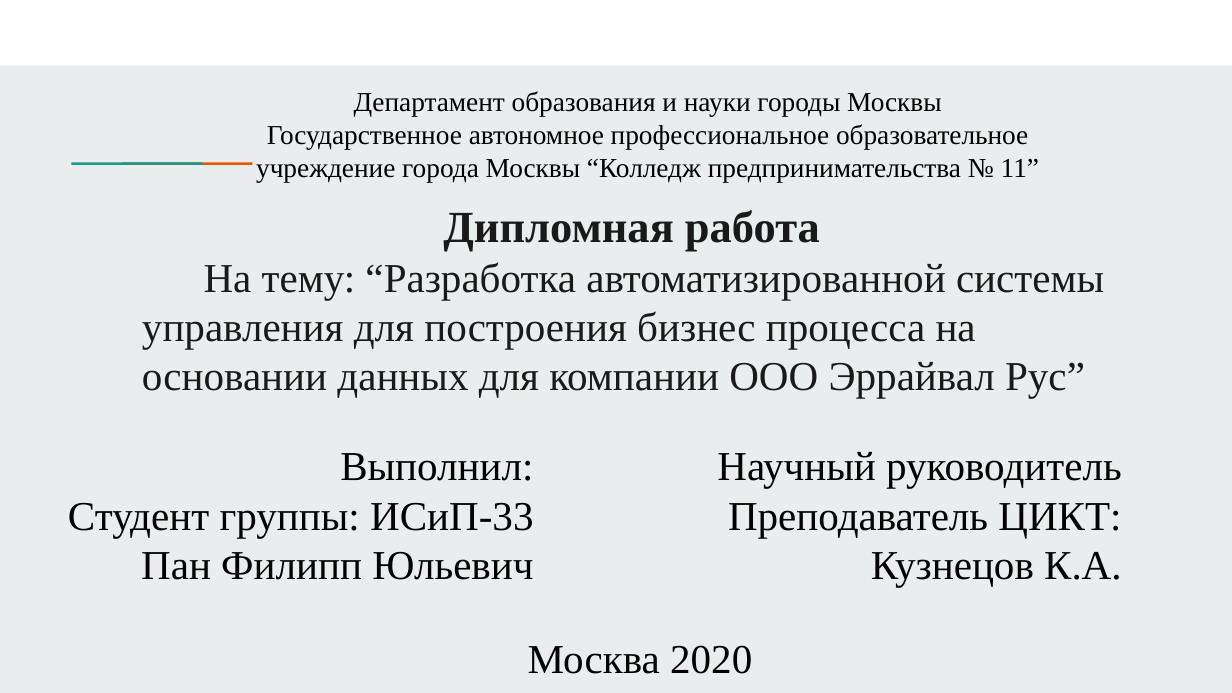
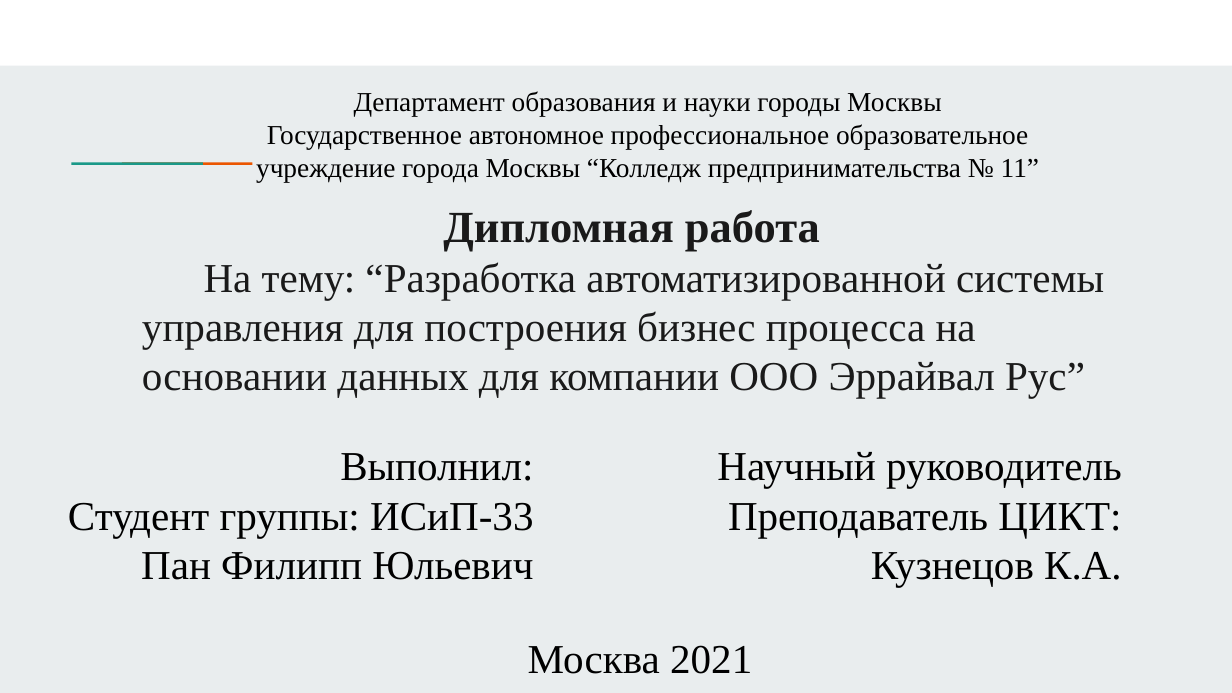
Before and after one commit to PhilippPan/DiplomaKP11, a slide deck: slide 1 of Презентация дипломной работы.pptx. Drawn at 1232x693 pixels with LibreOffice and Linux fonts; fonts in the diff are those of the drawing. Boxes give left, top, right and bottom in pixels: in the first picture for what was removed or moved away, otherwise in the second. Text is boxed around its words. In the diff, an @@ line names an element or a change of style, - is before the commit and + after.

```diff
--- a/Презентация дипломной работы.pptx
+++ b/Презентация дипломной работы.pptx
@@ subtitle at box(528, 645, 752, 674): text changed @@
-Москва 2020
+Москва 2021
```
Also in this commit, not shown: 2 other slides changed, 8 slides added, 5 slides removed, 1 other file.
